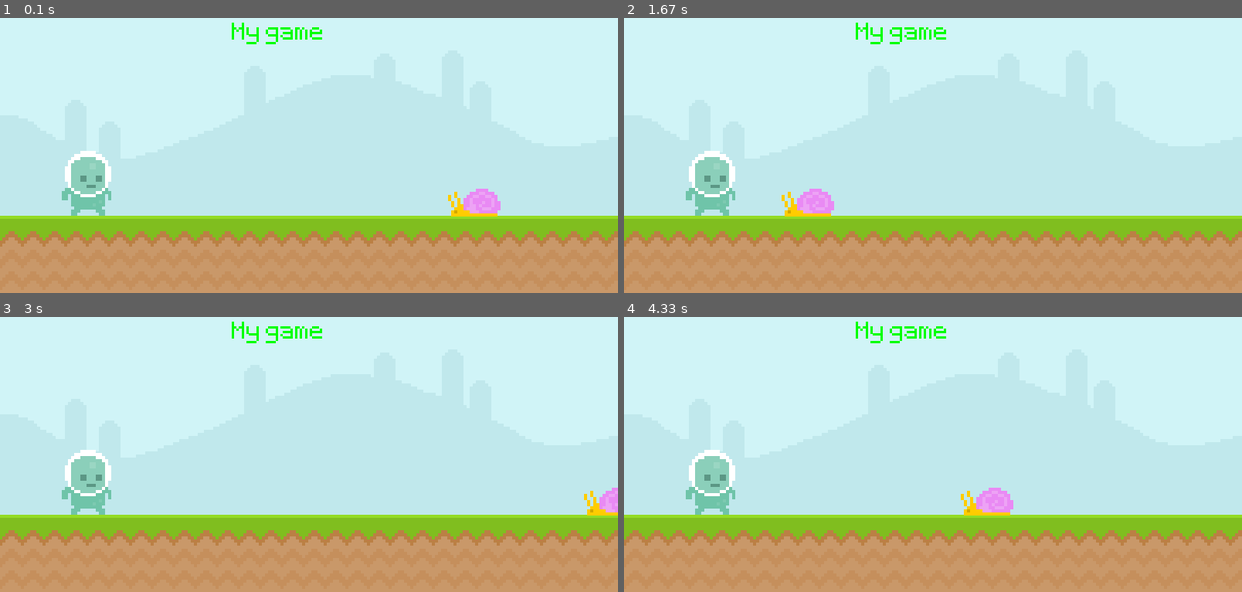
Above: before the commit, frames 1-4 (two rows, left to right).
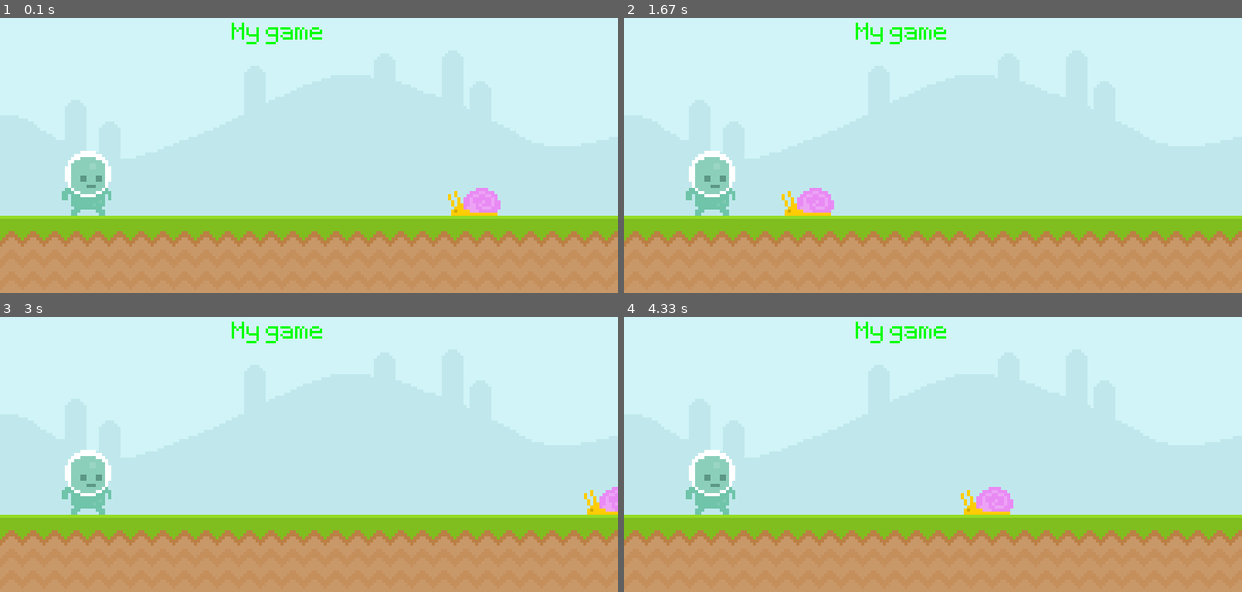
Above: after the commit, the same moments.

Repository: mcastre1/pygame_intro
Game: pygame game, started from main.py
The game is run twice, just before and just after one commit, with the same random seed, the same clock (stepped at 60 frames per second) and the same inputs.
Inputs:
- Up to frame 1 (0.1 s): no input
- Up to frame 2 (1.67 s): no input
- Up to frame 3 (3 s): no input
- Up to frame 4 (4.33 s): no input

The runs differ from the first frame. In frame 1, 0.1% of the frame differs, in the area x 72-81%, y 61-73%; in frame 2, 0.1%; in frame 3, less than 0.1%; in frame 4, 0.1%.

Commit message:
Updated snail with rectangle

Diff:
--- a/main.py
+++ b/main.py
@@ -15,10 +15,10 @@
 text_surface = test_font.render("My game",False,"Green") # Creating the text surface
 
 snail_surface = pygame.image.load('sprites/snail/snail1.png').convert_alpha()
-snail_x_pos = 600
+snail_rectangle = snail_surface.get_rect(bottomleft = (600, 300))
 
 player_surface = pygame.image.load("sprites/player/player_walk_1.png").convert_alpha()
-player_rectangle = player_surface.get_rect(bottomleft=(80,300))
+player_rectangle = player_surface.get_rect(bottomleft=(80,300)) # This is how you make it easier to place an image easier.
 
 #test_surface.fill('red')
 
@@ -31,11 +31,11 @@
     screen.blit(sky_surface,(0,0))
     screen.blit(ground_surface,(0,300))
     screen.blit(text_surface,(300,50))
-    screen.blit(snail_surface,(snail_x_pos,265))
-    snail_x_pos -= 4
+    screen.blit(snail_surface,snail_rectangle)
+    snail_rectangle.left -= 4
 
-    if snail_x_pos <= 0 - snail_surface.get_width():
-        snail_x_pos = 800
+    if snail_rectangle.left <= 0 - snail_rectangle.width:
+        snail_rectangle.left = 800
 
     screen.blit(player_surface,player_rectangle)
 
